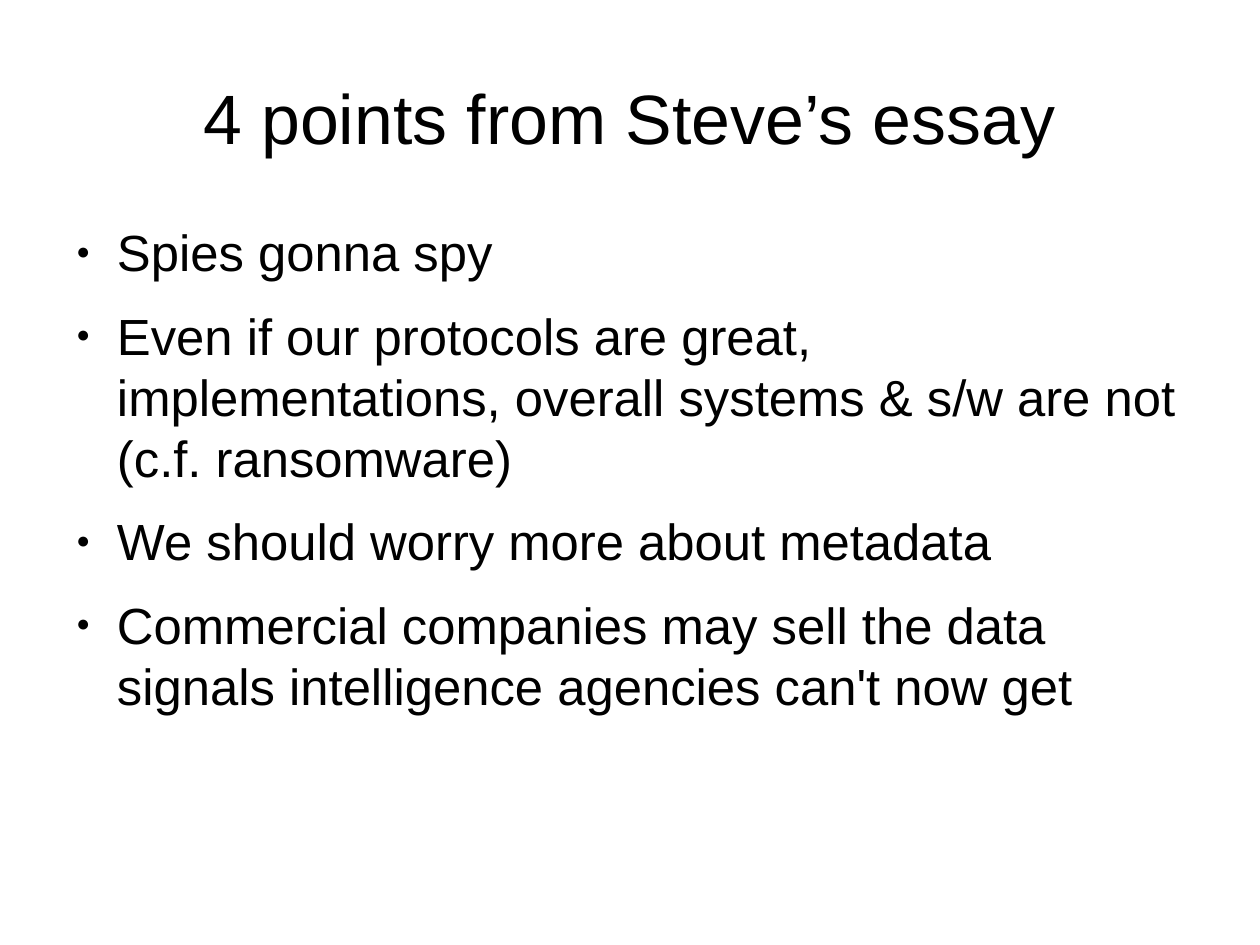
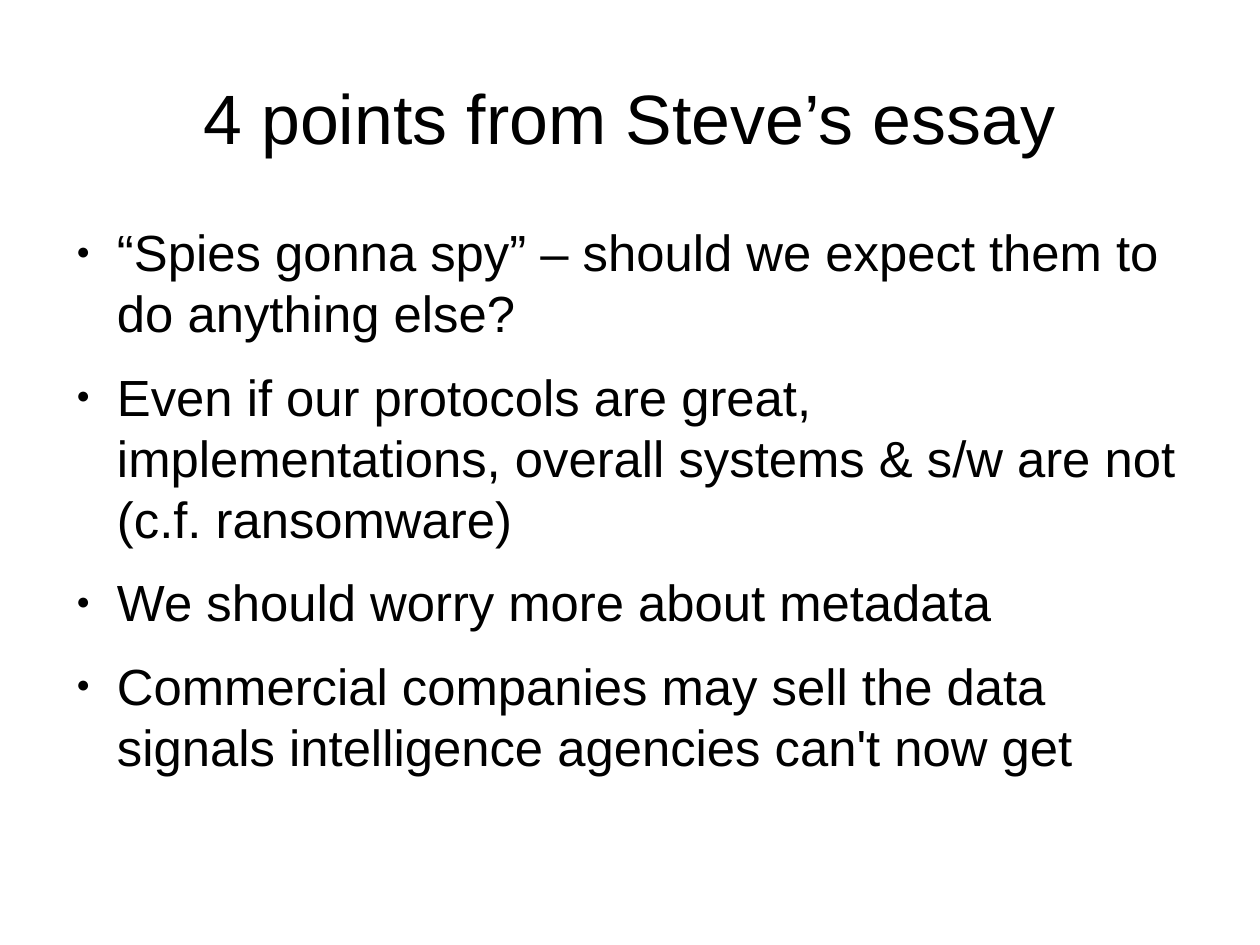
Before and after one commit to elear/postsnowden, a slide deck: slide 12 of rfc9446-pressie.odp. Drawn at 1260x945 pixels with LibreOffice and Linux fonts; fonts in the diff are those of the drawing. Boxes give left, top, right and bottom in pixels: in the first picture for what was removed or moved away, otherwise in the second. Text is boxed around its words. In the diff, an @@ line names an element or a change of style, - is before the commit and + after.

```diff
--- a/rfc9446-pressie.odp
+++ b/rfc9446-pressie.odp
@@ text at <box>117,234,1158,343</box>: text changed @@
-● Spies gonna spy
+● “Spies gonna spy” – should we expect them to do anything else?
```
Also in this commit, not shown: 1 other slide changed.
